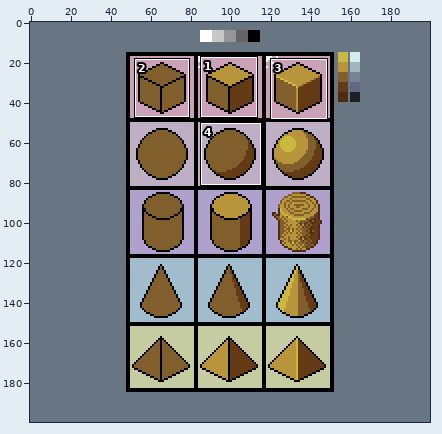
Pixel-art file: 2020/12/26/Udemy - Challenge 4.aseprite. Above, an overview of the earlier version with the close-up marked.
Close-up. Before the edit:
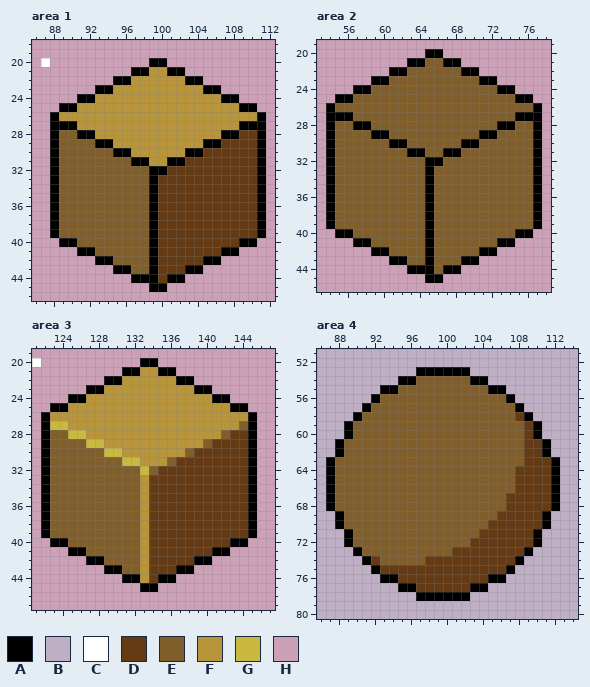
200x200 pixels, 1 frame. Shown: area 1: x 86..112, y 18..46; area 2: x 53..78, y 19..46; area 3: x 121..147, y 19..47; area 4: x 86..114, y 51..80. The commit also changed other parts of the picture, which this record leaves out.
Visible layers, top first: "Wooden textures", "Base shapes".
Palette (. is transparent): A #000000  B #beafc4  C #ffffff  D #653b15  E #805f2d  F #b8953b  G #c9b940  H #cca1b8
Pixels before, area 1, first column x 86:
18 HHHHHHHHHHHHHHHHHHHHHHHHHHH
19 HHHHHHHHHHHHHHHHHHHHHHHHHHH
20 HCHHHHHHHHHHHAAHHHHHHHHHHHH
21 HHHHHHHHHHHAAFFAAHHHHHHHHHH
22 HHHHHHHHHAAFFFFFFAAHHHHHHHH
23 HHHHHHHAAFFFFFFFFFFAAHHHHHH
24 HHHHHAAFFFFFFFFFFFFFFAAHHHH
25 HHHAAFFFFFFFFFFFFFFFFFFAAHH
26 HHAFFFFFFFFFFFFFFFFFFFFFFAH
27 HHAAAFFFFFFFFFFFFFFFFFFAAAH
28 HHAEEAAFFFFFFFFFFFFFFAADDAH
29 HHAEEEEAAFFFFFFFFFFAADDDDAH
30 HHAEEEEEEAAFFFFFFAADDDDDDAH
31 HHAEEEEEEEEAAFFAADDDDDDDDAH
32 HHAEEEEEEEEEEAADDDDDDDDDDAH
33 HHAEEEEEEEEEEADDDDDDDDDDDAH
34 HHAEEEEEEEEEEADDDDDDDDDDDAH
35 HHAEEEEEEEEEEADDDDDDDDDDDAH
36 HHAEEEEEEEEEEADDDDDDDDDDDAH
37 HHAEEEEEEEEEEADDDDDDDDDDDAH
38 HHAEEEEEEEEEEADDDDDDDDDDDAH
39 HHAEEEEEEEEEEADDDDDDDDDDDAH
40 HHHAAEEEEEEEEADDDDDDDDDAAHH
41 HHHHHAAEEEEEEADDDDDDDAAHHHH
42 HHHHHHHAAEEEEADDDDDAAHHHHHH
43 HHHHHHHHHAAEEADDDAAHHHHHHHH
44 HHHHHHHHHHHAAADAAHHHHHHHHHH
45 HHHHHHHHHHHHHAAHHHHHHHHHHHH
46 HHHHHHHHHHHHHHHHHHHHHHHHHHH
Pixels before, area 2, first column x 53:
19 HHHHHHHHHHHHHHHHHHHHHHHHHH
20 HHHHHHHHHHHHAAHHHHHHHHHHHH
21 HHHHHHHHHHAAEEAAHHHHHHHHHH
22 HHHHHHHHAAEEEEEEAAHHHHHHHH
23 HHHHHHAAEEEEEEEEEEAAHHHHHH
24 HHHHAAEEEEEEEEEEEEEEAAHHHH
25 HHAAEEEEEEEEEEEEEEEEEEAAHH
26 HAEEEEEEEEEEEEEEEEEEEEEEAH
27 HAAAEEEEEEEEEEEEEEEEEEAAAH
28 HAEEAAEEEEEEEEEEEEEEAAEEAH
29 HAEEEEAAEEEEEEEEEEAAEEEEAH
30 HAEEEEEEAAEEEEEEAAEEEEEEAH
31 HAEEEEEEEEAAEEAAEEEEEEEEAH
32 HAEEEEEEEEEEAAEEEEEEEEEEAH
33 HAEEEEEEEEEEAEEEEEEEEEEEAH
34 HAEEEEEEEEEEAEEEEEEEEEEEAH
35 HAEEEEEEEEEEAEEEEEEEEEEEAH
36 HAEEEEEEEEEEAEEEEEEEEEEEAH
37 HAEEEEEEEEEEAEEEEEEEEEEEAH
38 HAEEEEEEEEEEAEEEEEEEEEEEAH
39 HAEEEEEEEEEEAEEEEEEEEEEEAH
40 HHAAEEEEEEEEAEEEEEEEEEAAHH
41 HHHHAAEEEEEEAEEEEEEEAAHHHH
42 HHHHHHAAEEEEAEEEEEAAHHHHHH
43 HHHHHHHHAAEEAEEEAAHHHHHHHH
44 HHHHHHHHHHAAAEAAHHHHHHHHHH
45 HHHHHHHHHHHHAAHHHHHHHHHHHH
46 HHHHHHHHHHHHHHHHHHHHHHHHHH
Pixels before, area 3, first column x 121:
19 HHHHHHHHHHHHHHHHHHHHHHHHHHH
20 CHHHHHHHHHHHAAHHHHHHHHHHHHH
21 HHHHHHHHHHAAFFAAHHHHHHHHHHH
22 HHHHHHHHAAFFFFFFAAHHHHHHHHH
23 HHHHHHAAFFFFFFFFFFAAHHHHHHH
24 HHHHAAFFFFFFFFFFFFFFAAHHHHH
25 HHAAFFFFFFFFFFFFFFFFFFAAHHH
26 HAFFFFFFFFFFFFFFFFFFFFFFAHH
27 HAGGFFFFFFFFFFFFFFFFFFFEAHH
28 HAEEGGFFFFFFFFFFFFFFFEDDAHH
29 HAEEEEGGFFFFFFFFFFFEDDDDAHH
30 HAEEEEEEGGFFFFFFFEDDDDDDAHH
31 HAEEEEEEEEGGFFFEDDDDDDDDAHH
32 HAEEEEEEEEEEGEDDDDDDDDDDAHH
33 HAEEEEEEEEEEFDDDDDDDDDDDAHH
34 HAEEEEEEEEEEFDDDDDDDDDDDAHH
35 HAEEEEEEEEEEFDDDDDDDDDDDAHH
36 HAEEEEEEEEEEFDDDDDDDDDDDAHH
37 HAEEEEEEEEEEFDDDDDDDDDDDAHH
38 HAEEEEEEEEEEFDDDDDDDDDDDAHH
39 HAEEEEEEEEEEFDDDDDDDDDDDAHH
40 HHAAEEEEEEEEFDDDDDDDDDAAHHH
41 HHHHAAEEEEEEFDDDDDDDAAHHHHH
42 HHHHHHAAEEEEFDDDDDAAHHHHHHH
43 HHHHHHHHAAEEFDDDAAHHHHHHHHH
44 HHHHHHHHHHAAFDAAHHHHHHHHHHH
45 HHHHHHHHHHHHAAHHHHHHHHHHHHH
46 HHHHHHHHHHHHHHHHHHHHHHHHHHH
47 HHHHHHHHHHHHHHHHHHHHHHHHHHH
Pixels before, area 4, first column x 86:
51 BBBBBBBBBBBBBBBBBBBBBBBBBBBBB
52 BBBBBBBBBBBBBBBBBBBBBBBBBBBBB
53 BBBBBBBBBBBAAAAAABBBBBBBBBBBB
54 BBBBBBBBBAAEEEEEEAABBBBBBBBBB
55 BBBBBBBAAEEEEEEEEEEAABBBBBBBB
56 BBBBBBAEEEEEEEEEEEEEEABBBBBBB
57 BBBBBAEEEEEEEEEEEEEEEEABBBBBB
58 BBBBAEEEEEEEEEEEEEEEEEDABBBBB
59 BBBAEEEEEEEEEEEEEEEEEEEDABBBB
60 BBBAEEEEEEEEEEEEEEEEEEEDABBBB
61 BBAEEEEEEEEEEEEEEEEEEEEDDABBB
62 BBAEEEEEEEEEEEEEEEEEEEEDDABBB
63 BAEEEEEEEEEEEEEEEEEEEEEDDDABB
64 BAEEEEEEEEEEEEEEEEEEEEDDDDABB
65 BAEEEEEEEEEEEEEEEEEEEEDDDDABB
66 BAEEEEEEEEEEEEEEEEEEEEDDDDABB
67 BAEEEEEEEEEEEEEEEEEEEDDDDDABB
68 BAEEEEEEEEEEEEEEEEEEEDDDDDABB
69 BBAEEEEEEEEEEEEEEEEEDDDDDABBB
70 BBAEEEEEEEEEEEEEEEEDDDDDDABBB
71 BBBAEEEEEEEEEEEEEEDDDDDDABBBB
72 BBBAEEEEEEEEEEEEEDDDDDDDABBBB
73 BBBBAEEEEEEEEEEDDDDDDDDABBBBB
74 BBBBBADEEEEEDDDDDDDDDDABBBBBB
75 BBBBBBADDDDDDDDDDDDDDABBBBBBB
76 BBBBBBBAADDDDDDDDDDAABBBBBBBB
77 BBBBBBBBBAADDDDDDAABBBBBBBBBB
78 BBBBBBBBBBBAAAAAABBBBBBBBBBBB
79 BBBBBBBBBBBBBBBBBBBBBBBBBBBBB
80 BBBBBBBBBBBBBBBBBBBBBBBBBBBBB
After:
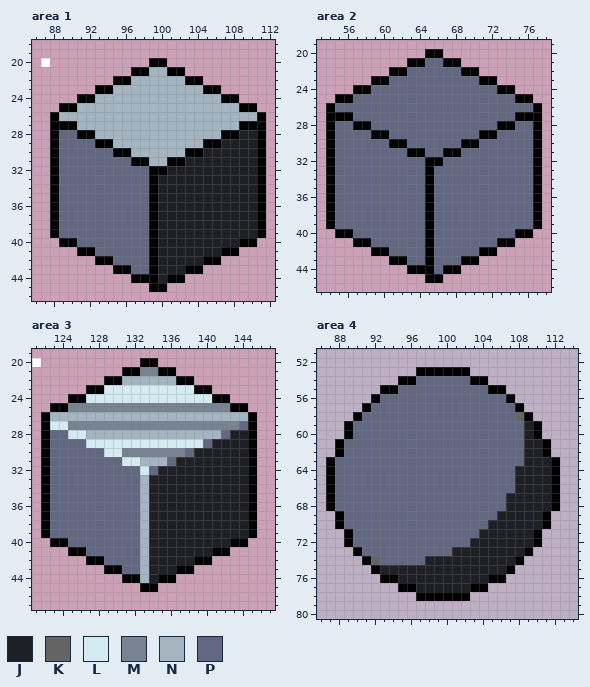
Colours new in this view: J #1f1f26  K #646464  L #d4ebf1  M #778390  N #a4b4c1  P #636882
What changed:
layer "Wooden textures" now hidden
layer "Metallic textures" now shown
Area 1, layer "Metallic textures":
y 21: x 99..100 FF -> NN
y 22: x 97..102 FFFFFF -> NNNNNN
y 23: x 95..104 FFFFFFFFFF -> NNNNNNNNNN
y 24: x 93..106 FFFFFFFFFFFFFF -> NNNNNNNNNNNNNN
y 25: x 91..108 FFFFFFFFFFFFFFFFFF -> NNNNNNNNNNNNNNNNNN
y 26: x 89..110 FFFFFFFFFFFFFFFFFFFFFF -> NNNNNNNNNNNNNNNNNNNNNN
y 27: x 91..108 FFFFFFFFFFFFFFFFFF -> NNNNNNNNNNNNNNNNNN
y 28: x 89..90 EE -> PP; x 93..106 FFFFFFFFFFFFFF -> NNNNNNNNNNNNNN; x 109..110 DD -> JJ
y 29: x 89..92 EEEE -> PPPP; x 95..104 FFFFFFFFFF -> NNNNNNNNNN; x 107..110 DDDD -> JJJJ
y 30: x 89..94 EEEEEE -> PPPPPP; x 97..102 FFFFFF -> NNNNNN; x 105..110 DDDDDD -> JJJJJJ
y 31: x 89..96 EEEEEEEE -> PPPPPPPP; x 99..100 FF -> NN; x 103..110 DDDDDDDD -> JJJJJJJJ
y 32: x 89..98 EEEEEEEEEE -> PPPPPPPPPP; x 101..110 DDDDDDDDDD -> JJJJJJJJJJ
y 33..39: x 89..98 EEEEEEEEEE -> PPPPPPPPPP; x 100..110 DDDDDDDDDDD -> JJJJJJJJJJJ
y 40: x 91..98 EEEEEEEE -> PPPPPPPP; x 100..108 DDDDDDDDD -> JJJJJJJJJ
y 41: x 93..98 EEEEEE -> PPPPPP; x 100..106 DDDDDDD -> JJJJJJJ
y 42: x 95..98 EEEE -> PPPP; x 100..104 DDDDD -> JJJJJ
y 43: x 97..98 EE -> PP; x 100..102 DDD -> JJJ
y 44: x 100 D -> J
Area 2, layer "Metallic textures":
y 21: x 65..66 EE -> PP
y 22: x 63..68 EEEEEE -> PPPPPP
y 23: x 61..70 EEEEEEEEEE -> PPPPPPPPPP
y 24: x 59..72 EEEEEEEEEEEEEE -> PPPPPPPPPPPPPP
y 25: x 57..74 EEEEEEEEEEEEEEEEEE -> PPPPPPPPPPPPPPPPPP
y 26: x 55..76 EEEEEEEEEEEEEEEEEEEEEE -> PPPPPPPPPPPPPPPPPPPPPP
y 27: x 57..74 EEEEEEEEEEEEEEEEEE -> PPPPPPPPPPPPPPPPPP
y 28: x 55..56 EE -> PP; x 59..72 EEEEEEEEEEEEEE -> PPPPPPPPPPPPPP; x 75..76 EE -> PP
y 29: x 55..58 EEEE -> PPPP; x 61..70 EEEEEEEEEE -> PPPPPPPPPP; x 73..76 EEEE -> PPPP
y 30: x 55..60 EEEEEE -> PPPPPP; x 63..68 EEEEEE -> PPPPPP; x 71..76 EEEEEE -> PPPPPP
y 31: x 55..62 EEEEEEEE -> PPPPPPPP; x 65..66 EE -> PP; x 69..76 EEEEEEEE -> PPPPPPPP
y 32: x 55..64 EEEEEEEEEE -> PPPPPPPPPP; x 67..76 EEEEEEEEEE -> PPPPPPPPPP
y 33..39: x 55..64 EEEEEEEEEE -> PPPPPPPPPP; x 66..76 EEEEEEEEEEE -> PPPPPPPPPPP
y 40: x 57..64 EEEEEEEE -> PPPPPPPP; x 66..74 EEEEEEEEE -> PPPPPPPPP
y 41: x 59..64 EEEEEE -> PPPPPP; x 66..72 EEEEEEE -> PPPPPPP
y 42: x 61..64 EEEE -> PPPP; x 66..70 EEEEE -> PPPPP
y 43: x 63..64 EE -> PP; x 66..68 EEE -> PPP
y 44: x 66 E -> P
Area 3, layer "Metallic textures":
y 21: x 133..134 FF -> MM
y 22: x 131..136 FFFFFF -> NNNNNN
y 23: x 129..138 FFFFFFFFFF -> LLLLLLLLLL
y 24: x 127..140 FFFFFFFFFFFFFF -> LLLLLLLLLLLLLL
y 25: x 125..142 FFFFFFFFFFFFFFFFFF -> MMMMMMMMMMMMMMMMMM
y 26: x 123..144 FFFFFFFFFFFFFFFFFFFFFF -> NNNNNNNNNNNNNNNNNNNNNN
y 27: x 123..144 GGFFFFFFFFFFFFFFFFFFFE -> LLMMMMMMMMMMMMMMMMMMMP
y 28: x 123..144 EEGGFFFFFFFFFFFFFFFEDD -> PPLLNNNNNNNNNNNNNNNPJJ
y 29: x 123..144 EEEEGGFFFFFFFFFFFEDDDD -> PPPPLLLLLLLLLLLLLPJJJJ
y 30: x 123..144 EEEEEEGGFFFFFFFEDDDDDD -> PPPPPPLLMMMMMMMPJJJJJJ
y 31: x 123..144 EEEEEEEEGGFFFEDDDDDDDD -> PPPPPPPPLLNNNPJJJJJJJJ
y 32: x 123..144 EEEEEEEEEEGEDDDDDDDDDD -> PPPPPPPPPPLPJJJJJJJJJJ
y 33..39: x 123..144 EEEEEEEEEEFDDDDDDDDDDD -> PPPPPPPPPPNJJJJJJJJJJJ
y 40: x 125..142 EEEEEEEEFDDDDDDDDD -> PPPPPPPPNJJJJJJJJJ
y 41: x 127..140 EEEEEEFDDDDDDD -> PPPPPPNJJJJJJJ
y 42: x 129..138 EEEEFDDDDD -> PPPPNJJJJJ
y 43: x 131..136 EEFDDD -> PPNJJJ
y 44: x 133..134 FD -> NJ
Area 4, layer "Metallic textures":
y 54: x 97..102 EEEEEE -> PPPPPP
y 55: x 95..104 EEEEEEEEEE -> PPPPPPPPPP
y 56: x 93..106 EEEEEEEEEEEEEE -> PPPPPPPPPPPPPP
y 57: x 92..107 EEEEEEEEEEEEEEEE -> PPPPPPPPPPPPPPPP
y 58: x 91..108 EEEEEEEEEEEEEEEEED -> PPPPPPPPPPPPPPPPPK
y 59..60: x 90..109 EEEEEEEEEEEEEEEEEEED -> PPPPPPPPPPPPPPPPPPPJ
y 61..62: x 89..110 EEEEEEEEEEEEEEEEEEEEDD -> PPPPPPPPPPPPPPPPPPPPJJ
y 63: x 88..111 EEEEEEEEEEEEEEEEEEEEEDDD -> PPPPPPPPPPPPPPPPPPPPPJJJ
y 64..66: x 88..111 EEEEEEEEEEEEEEEEEEEEDDDD -> PPPPPPPPPPPPPPPPPPPPJJJJ
y 67..68: x 88..111 EEEEEEEEEEEEEEEEEEEDDDDD -> PPPPPPPPPPPPPPPPPPPJJJJJ
y 69: x 89..110 EEEEEEEEEEEEEEEEEDDDDD -> PPPPPPPPPPPPPPPPPJJJJJ
y 70: x 89..110 EEEEEEEEEEEEEEEEDDDDDD -> PPPPPPPPPPPPPPPPJJJJJJ
y 71: x 90..109 EEEEEEEEEEEEEEDDDDDD -> PPPPPPPPPPPPPPJJJJJJ
y 72: x 90..109 EEEEEEEEEEEEEDDDDDDD -> PPPPPPPPPPPPPJJJJJJJ
y 73: x 91..108 EEEEEEEEEEDDDDDDDD -> PPPPPPPPPPJJJJJJJJ
y 74: x 92..107 DEEEEEDDDDDDDDDD -> KPPPPPJJJJJJJJJJ
y 75: x 93..106 DDDDDDDDDDDDDD -> JJJJJJJJJJJJJJ
y 76: x 95..104 DDDDDDDDDD -> JJJJJJJJJJ
y 77: x 97..102 DDDDDD -> JJJJJJ
Pixel boxes of the changes (left, top, right, bottom) in both close-ups:
changed: (59, 67, 257, 283)
changed: (335, 58, 533, 274)
changed: (50, 367, 248, 583)
changed: (335, 376, 551, 592)
